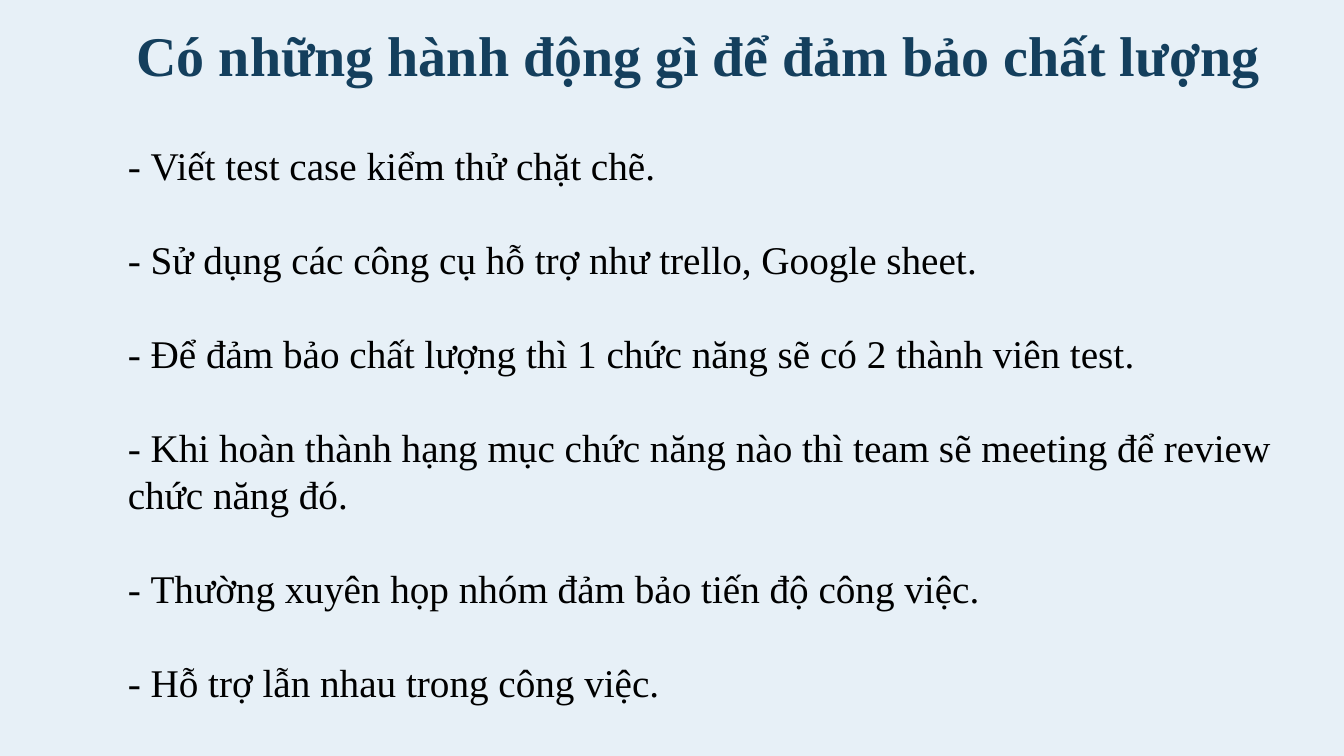
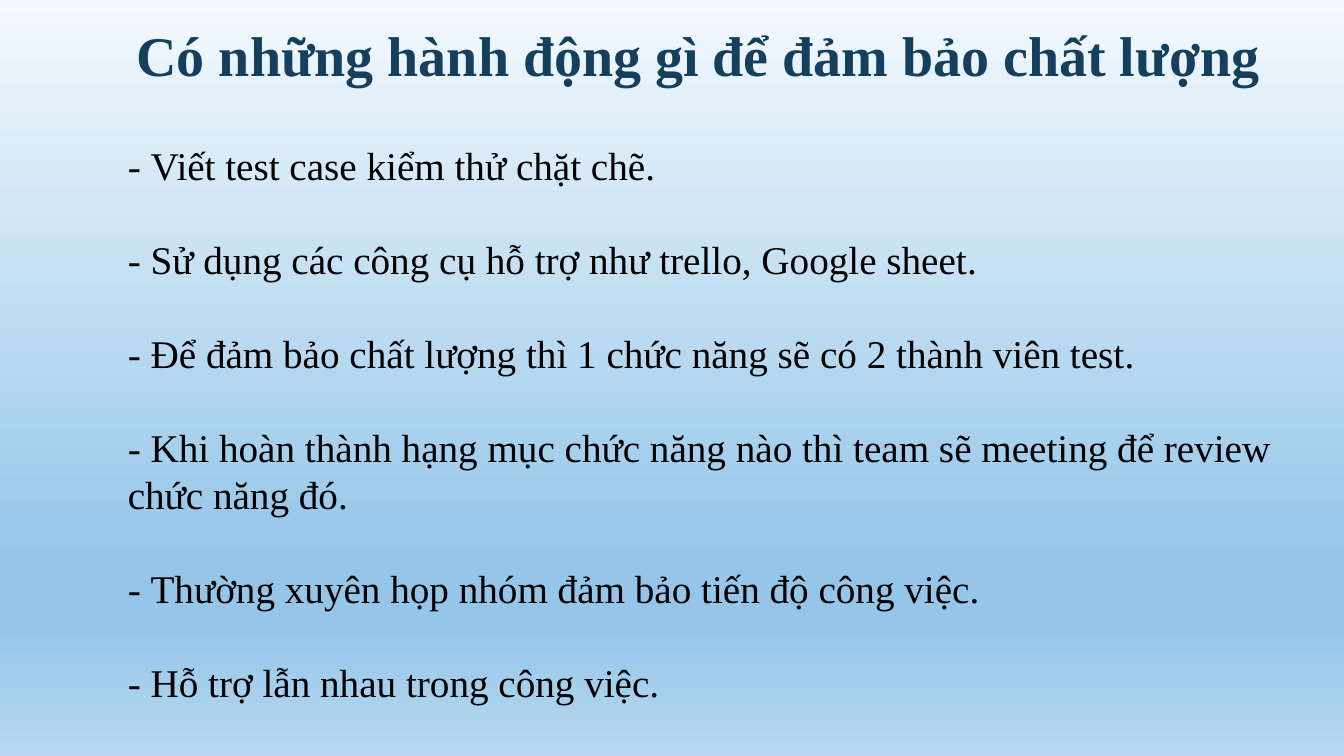
Before and after one commit to vubao98/Nhom-1, a slide deck: slide 16 of DELIVERABLES/Nghiệm thu đợt 1/NHOM1_QTDA.pptx. Drawn at 1344x756 pixels with LibreOffice and Linux fonts; fonts in the diff are those of the drawing. Boxes give left, top, right and bottom in pixels: in the first picture for what was removed or moved away, otherwise in the second. Text is boxed around its words. In the diff, an @@ line names an element or a change of style, - is before the commit and + after.

```diff
--- a/DELIVERABLES/Nghiệm thu đợt 1/NHOM1_QTDA.pptx
+++ b/DELIVERABLES/Nghiệm thu đợt 1/NHOM1_QTDA.pptx
@@ background #277DBA at 11% opacity to gradient #F3F9FD to #95C6E9 to #B8D9F0 @@
```
Also in this commit, not shown: 21 other slides changed, 2 slides added, 8 slides removed.
